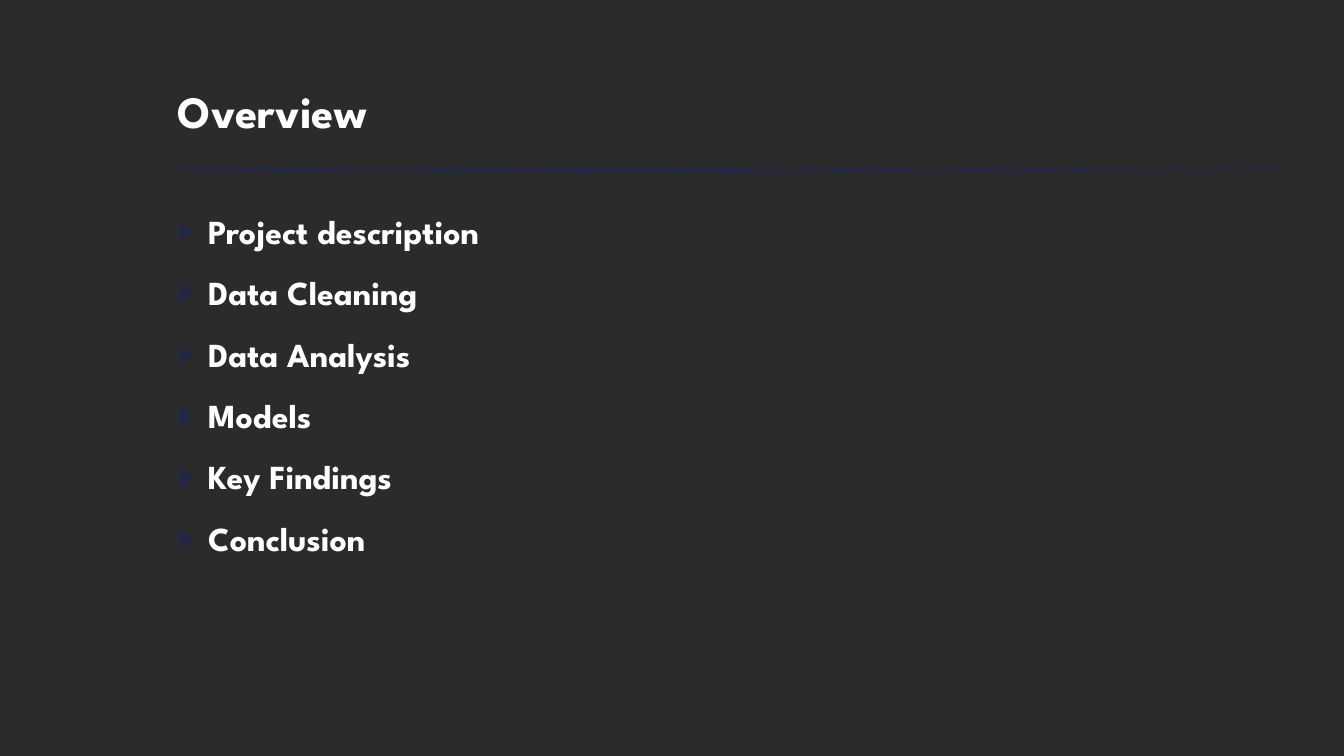
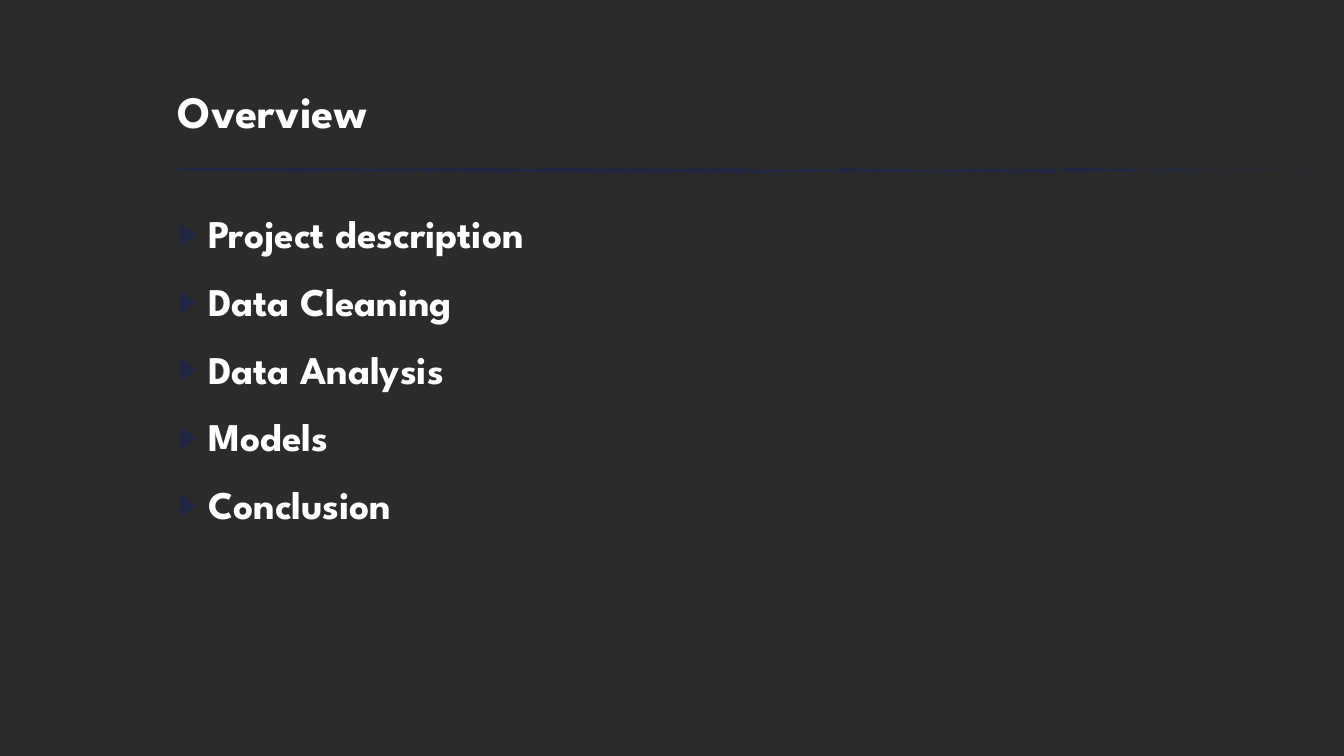
Before and after one commit to royxss/AppliedStats, a slide deck: slide 2 of Regression Analysis of US County Premature Mortality Rate.pptx. Drawn at 1344x756 pixels with LibreOffice and Linux fonts; fonts in the diff are those of the drawing; background and template pictures are left out; a plain dark background stands for a picture behind light text. Boxes give left, top, right and bottom in pixels: in the first picture for what was removed or moved away, otherwise in the second. Text is boxed around its words. In the diff, an @@ line names an element or a change of style, - is before the commit and + after.

```diff
--- a/Regression Analysis of US County Premature Mortality Rate.pptx
+++ b/Regression Analysis of US County Premature Mortality Rate.pptx
@@ text "Project description" at (x1=208, y1=221, x2=524, y2=520): size 24 to 28 pt @@
@@ text at (x1=208, y1=466, x2=391, y2=497): paragraph removed @@
-▶ Key Findings
```
Also in this commit, not shown: 2 other slides changed.
